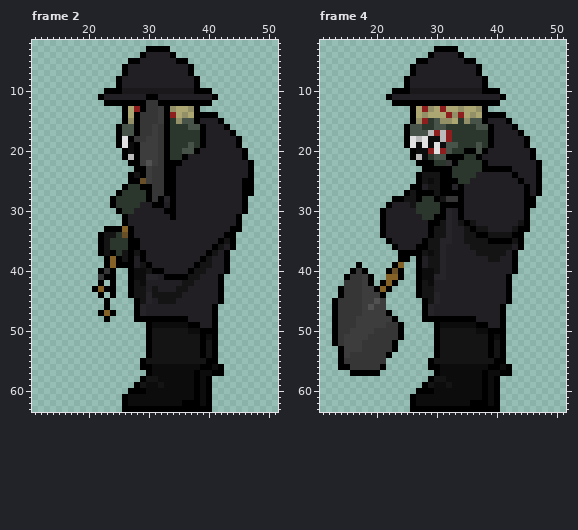
Pixel-art file: Aseprite/GraveKeeper_LeftAttack.aseprite. Above is the file before it was changed.
64x64 pixels, 4 frames. Colours within 5 levels of each other are drawn and written as one. Shown: frame 2: x 11..51, y 2..63; frame 4: x 11..51, y 2..63. The commit also changed other frames, which this record leaves out.
The result:
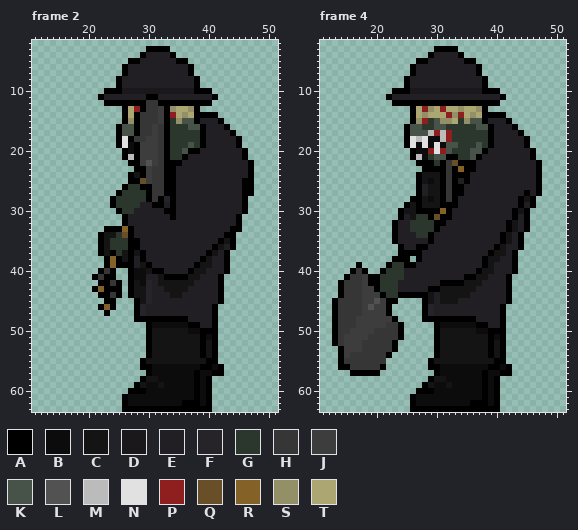
Palette (. is transparent): A #000000  B #0c0c0d  C #141415  D #1a181b  E #211f23  F #262429  G #2b362d  H #363636  J #3d3d3d  K #475249  L #525252  M #bbbbbb  N #e1e1e1  P #8f1e1e  Q #684f27  R #846126  S #938f66  T #aca672
Edits made:
Changed rows in their new state; - is an unchanged pixel.
Frame 2, layers "FrontArm", "Shovel", "Body":
first column x 37:
20 A
first column x 21:
41 A--------EEC---
42 --AHA----F-CCCC
43 ----A----FE-CC-
44 --AHA-----EEE--
45 ---A-------EEE-
46 -ARA-----------
47 -.A.-----------
48 --.------------
Frame 4:
first column x 14:
20 ---------------------GK---------
21 --------------------G-K---------
22 -----------------A-QAAAEE-------
23 ------------------HARAAEEEEEE---
24 ------------------HAAAE------E--
25 ------------------H-EA--------E-
26 ------------.-----HA-----------E
27 -----------..-EC--H-------------
28 ---------...A-CBCA-AE---------AC
29 --------...A-ACCC---E---------AE
30 -------...ACCAAAARA-E--------AC-
31 -------...A-CG-AQ-A-E--------A--
32 -------..A--GGGG-AE-EEE-----ACE-
33 -------..A--GGGGAEE--EEEE---A-E-
34 -------..A---GG-EEE--EEEEEEA-E--
35 --------.A----EAEEE--EEEEEE-CE--
36 ---------.A----EEE----EEEEA-E---
37 --------------EEEE-----EEA------
38 ---------A-----EEE------A-------
39 --------AGGAAE-EEE------AC------
40 -------AGGGEEEEEEE-----ACC------
41 ------AGGGGEEEEEEE---AACC-------
42 A-----AGGGEEEEEE-AAAACCC--------
43 -------GGGEEEEEAACCCCCC---------
44 --------GGAAA-A-ECCCCC----------
45 --------AA------ECCC------------
46 --------A-----------------------
Where, in picture pixels (left, top, right, bottom), the same in both pictures:
changed: (188, 148, 194, 154)
changed: (92, 274, 122, 322)
changed: (146, 274, 182, 304)
changed: (374, 148, 530, 310)
added: (338, 280, 344, 286)
